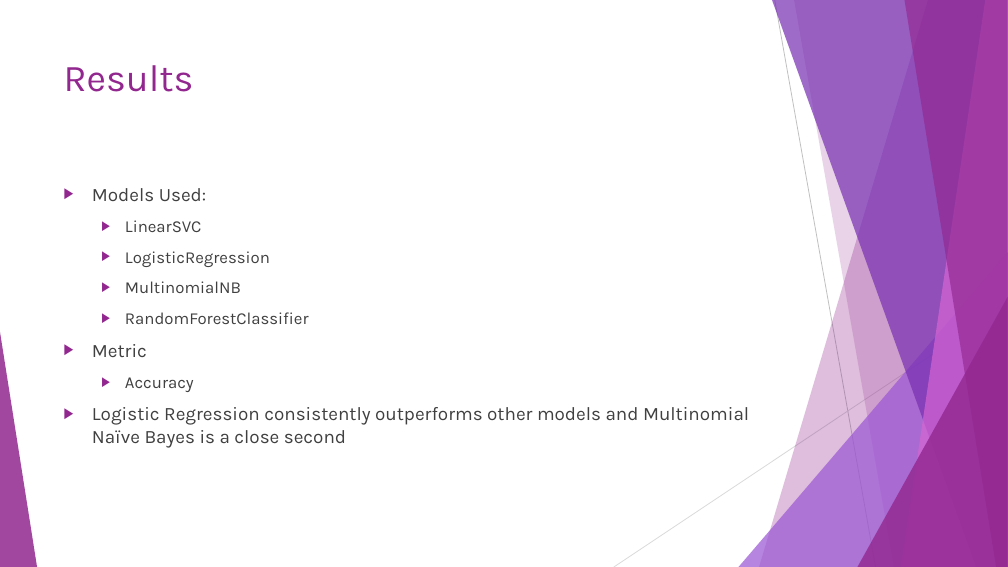
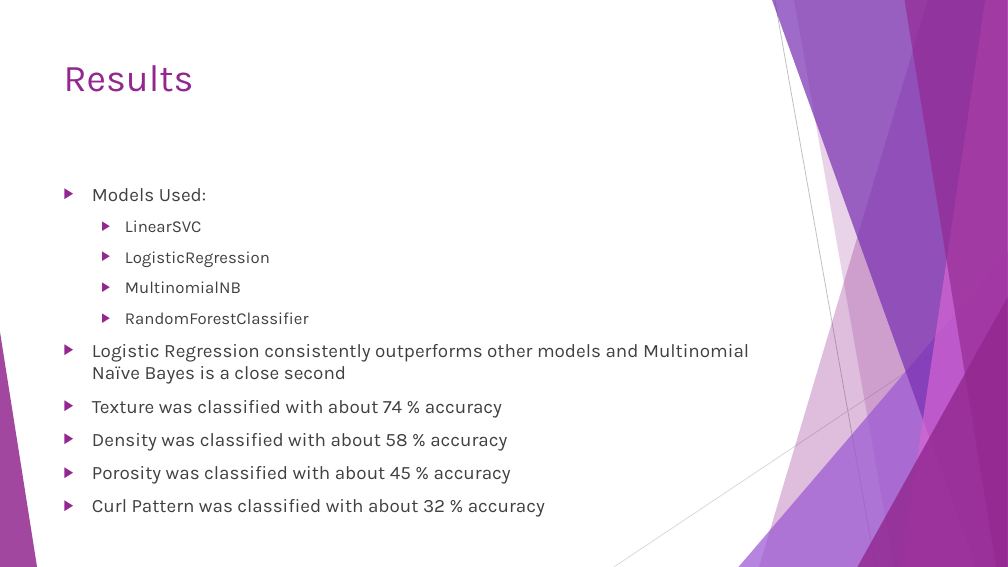
Before and after one commit to 99KHayes/products-for-curlies, a slide deck: slide 10 of results/Naturally_Curly.pptx. Drawn at 1008x567 pixels with LibreOffice and Linux fonts; fonts in the diff are those of the drawing. Boxes give left, top, right and bottom in pixels: in the first picture for what was removed or moved away, otherwise in the second. Text is boxed around its words. In the diff, an @@ line names an element or a change of style, - is before the commit and + after.

Commit message:
added new results;

```diff
--- a/results/Naturally_Curly.pptx
+++ b/results/Naturally_Curly.pptx
@@ text at (x1=92, y1=344, x2=194, y2=392): paragraphs removed @@
-▶ Metric
-  ▶ Accuracy
@@ text at (x1=92, y1=400, x2=545, y2=517): paragraphs added @@
+▶ Texture was classified with about 74 % accuracy
+▶ Density was classified with about 58 % accuracy
+▶ Porosity was classified with about 45 % accuracy
+▶ Curl Pattern was classified with about 32 % accuracy
```
Also in this commit, not shown: 1 other file.
